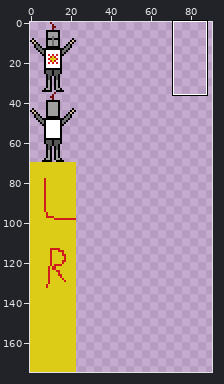
A sprite sheet gets an edit: textures/sunbro.png. Above, an overview of the earlier version with the close-up marked.
Close-up. The starting point:
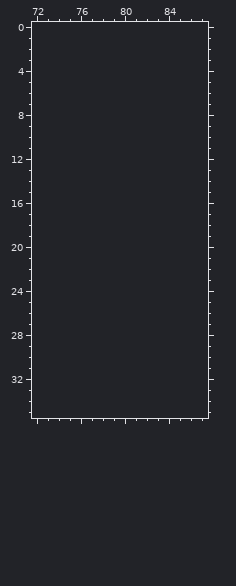
The file is 23x175 pixels. Shown: x 72..87, y 0..35. The old version is drawn lined up with the new one, on the new canvas. The wide view leaves out empty margins. The commit also changed other parts of the picture, which this record leaves out.
New version:
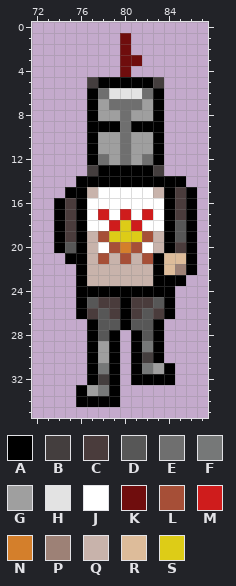
Palette (. is transparent): A #000000  B #443e3e  C #4a3c3c  D #575757  E #6f6f6f  F #767878  G #9f9f9f  H #e3e3e3  J #ffffff  K #6f0d0d  L #a64f37  M #cf1c1c  N #d47f2b  P #9d8176  Q #c8b3ab  R #ddbc9a  S #ddcc17
The edit:
canvas 23x175 -> 92x175
@@ x 72..87 @@
  0 ................
- 1 ................
- 2 ................
- 3 ................
- 4 ................
- 5 ................
- 6 ................
- 7 ................
- 8 ................
- 9 ................
-10 ................
-11 ................
-12 ................
-13 ................
-14 ................
-15 ................
-16 ................
-17 ................
-18 ................
-19 ................
-20 ................
-21 ................
-22 ................
-23 ................
-24 ................
-25 ................
-26 ................
-27 ................
-28 ................
-29 ................
-30 ................
-31 ................
-32 ................
-33 ................
-34 ................
+ 1 ........K.......
+ 2 ........K.......
+ 3 ........KK......
+ 4 ........K.......
+ 5 .....BAAAAAB....
+ 6 .....AEHHHEA....
+ 7 .....AGEEEGA....
+ 8 .....AGGEGGA....
+ 9 .....AAAEAAA....
+10 .....AGGEGGA....
+11 .....AGGEGGA....
+12 .....AEGEGEA....
+13 .....BAAAAAB....
+14 ....AAAAAAAAAA..
+15 ...AAQJJJJJQACA.
+16 ..ACAJJJJJJJACA.
+17 ..ACAJMJMJMJACA.
+18 ..ACAJJMSMJJADA.
+19 ..ACAQLSSSLQADA.
+20 ..ADAQJLNLJQACA.
+21 ...AAQLQLQLARRA.
+22 ....AQQQQQQARPA.
+23 ....AQQQQQQAAA..
+24 ....AAAAAAAAA...
+25 ....ADCCACCDA...
+26 ....ACDCACDCA...
+27 .....ADDADDA....
+28 .....ADA.ADA....
+29 .....AGA.AFA....
+30 .....AGA.ABA....
+31 .....AFA.AFGA...
+32 .....ABA.AAAA...
+33 ....AGFA........
+34 ....AAAA........
 35 ................
Where, in picture pixels (left, top, right, bottom), the same in both close-ups:
added: (54, 33, 197, 407)
